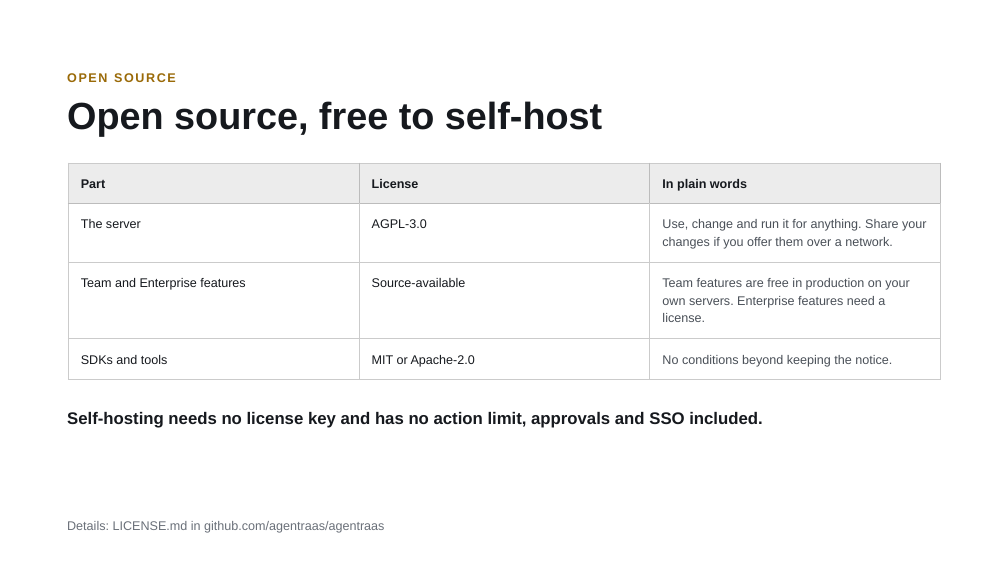
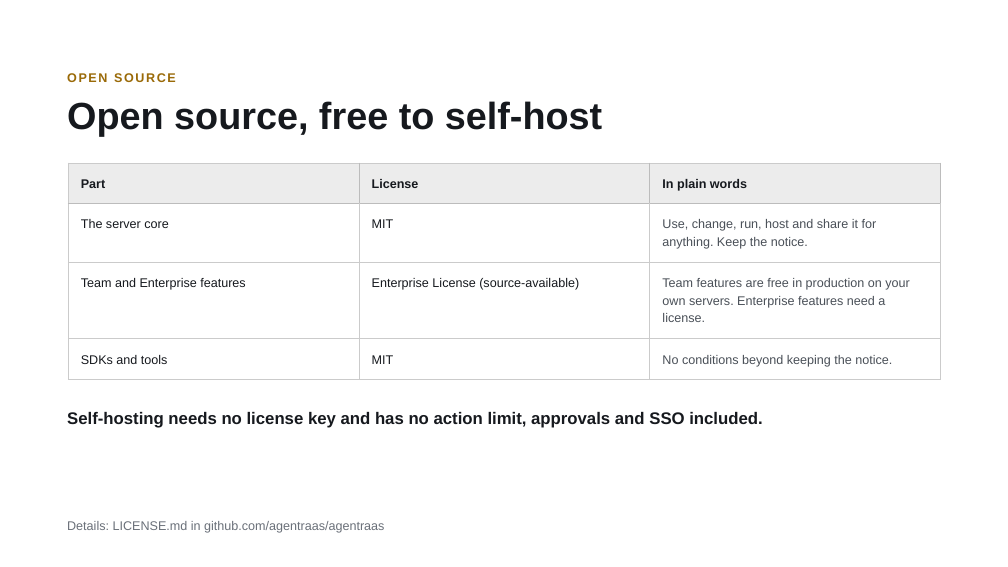
Before and after one commit to agentraas/agentraas, a slide deck: slide 11 of docs/presentations/AgentRaaS-deck.pptx. Drawn at 1008x567 pixels with LibreOffice and Linux fonts; fonts in the diff are those of the drawing. Boxes give left, top, right and bottom in pixels: in the first picture for what was removed or moved away, otherwise in the second. Text is boxed around its words. In the diff, an @@ line names an element or a change of style, - is before the commit and + after.

Commit message:
Deck exports from version 30: MIT core license
The PDF and PowerPoint still said the server is AGPL-3.0, three slides
behind the relicense.

```diff
--- a/docs/presentations/AgentRaaS-deck.pptx
+++ b/docs/presentations/AgentRaaS-deck.pptx
@@ table at bbox=[68, 163, 941, 380] @@
-row 2: The server | AGPL-3.0 | Use, change and run it for anything. Share your changes if you offer them over a network.
+row 2: The server core | MIT | Use, change, run, host and share it for anything. Keep the notice.
-row 3, column 2: Source-available
+row 3, column 2: Enterprise License (source-available)
-row 4, column 2: MIT or Apache-2.0
+row 4, column 2: MIT
```
Also in this commit, not shown: 2 other slides changed, 1 other file.
